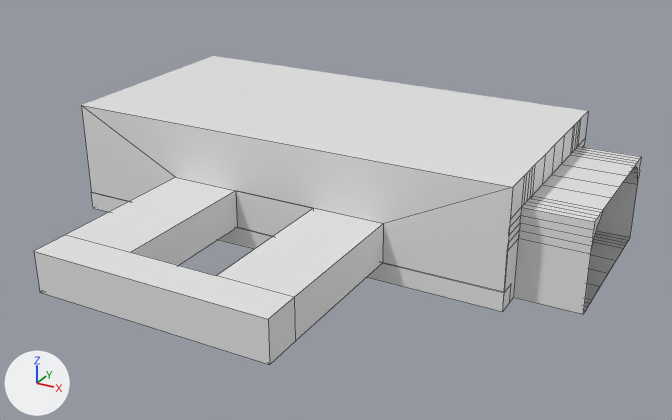
The Blender file QuartonQuest/Assets/Models/Maps/Level1Map.blend, before and after one commit.
Camera for both pictures: a 50 mm lens placed at (192.0, -295.0, 174.0), pointed at (23.0, 12.0, 20.0). Arrows for +X, +Y and +Z are at lower left; the lights stay in place. Mesh edges are drawn as thin lines on the coarser meshes.
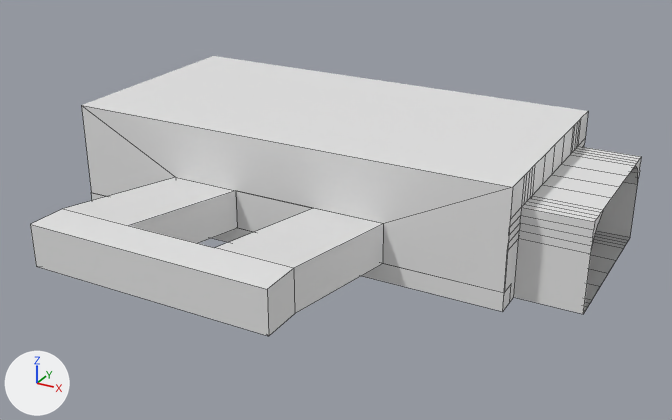
The change, as a diff of the scene's bpy script:
```diff
--- a/QuartonQuest/Assets/Models/Maps/Level1Map.blend.py
+++ b/QuartonQuest/Assets/Models/Maps/Level1Map.blend.py
@@ me_plane_001 @@
 me_plane_001.from_pydata(...)  # 28 vertices, 21 faces, 4 loose edges; spans x -4.0..0.6, y -1.0..1.0, z 0.0..16.5
 # used by ob_plane_001; location = (0.0, 0.0, 10.0); rotation_euler = (1.571, 1.571, 0.0), in degrees (90, 90, 0); scale = (10.0, 100.0, 5.0)
+# me_plane_001 part 1: all 14 vertices in x -1.5..0.2, y -0.5..0.5, z 13.3..16.5 are moved by (-1.1, 0.0, 0.0)
```

What differs and where, as boxes [x1, y1, x2, y2] in the pictures (672 x 420 px; the box of a moved part takes in the faces that stretch with it):
'Plane.001', reshaped (11% shorter)
    before: [34, 105, 513, 365]
    after: [30, 105, 513, 336]
part 1 of me_plane_001, moved or reshaped
    before: [34, 177, 383, 365]
    after: [30, 177, 383, 336]
